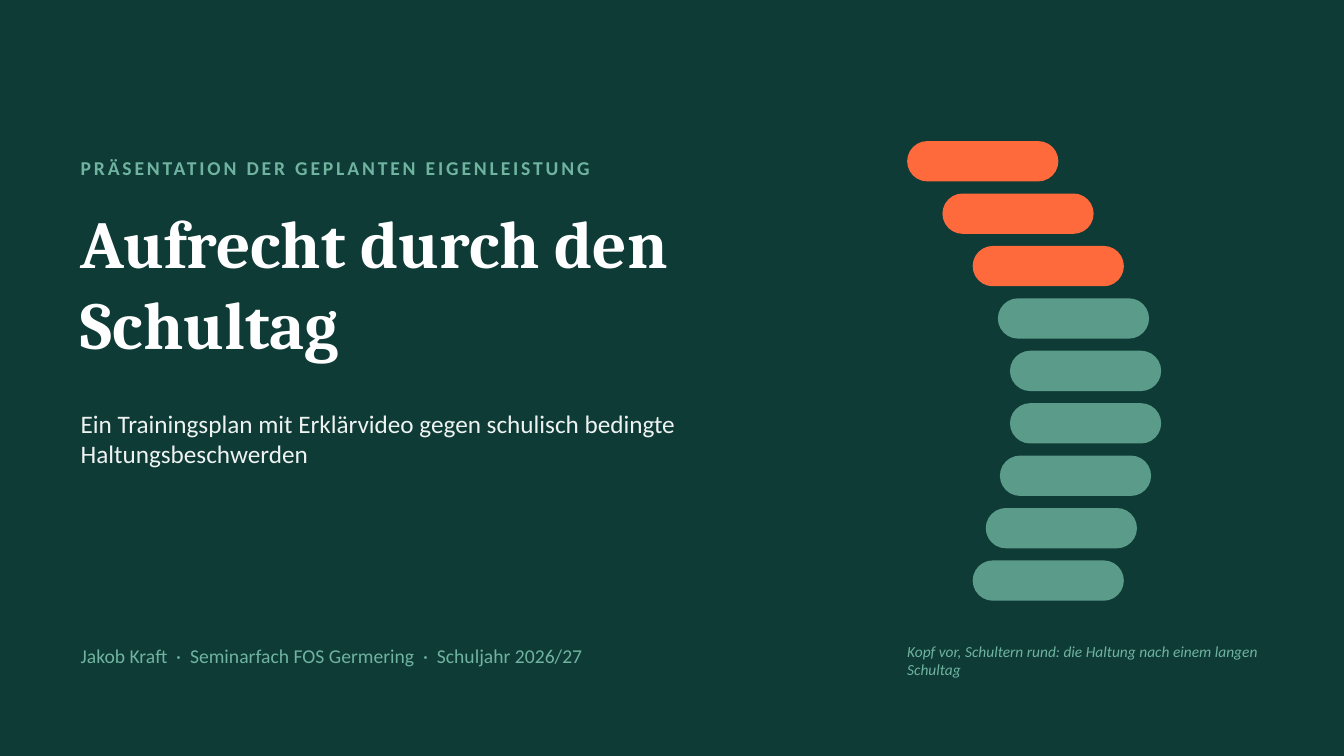
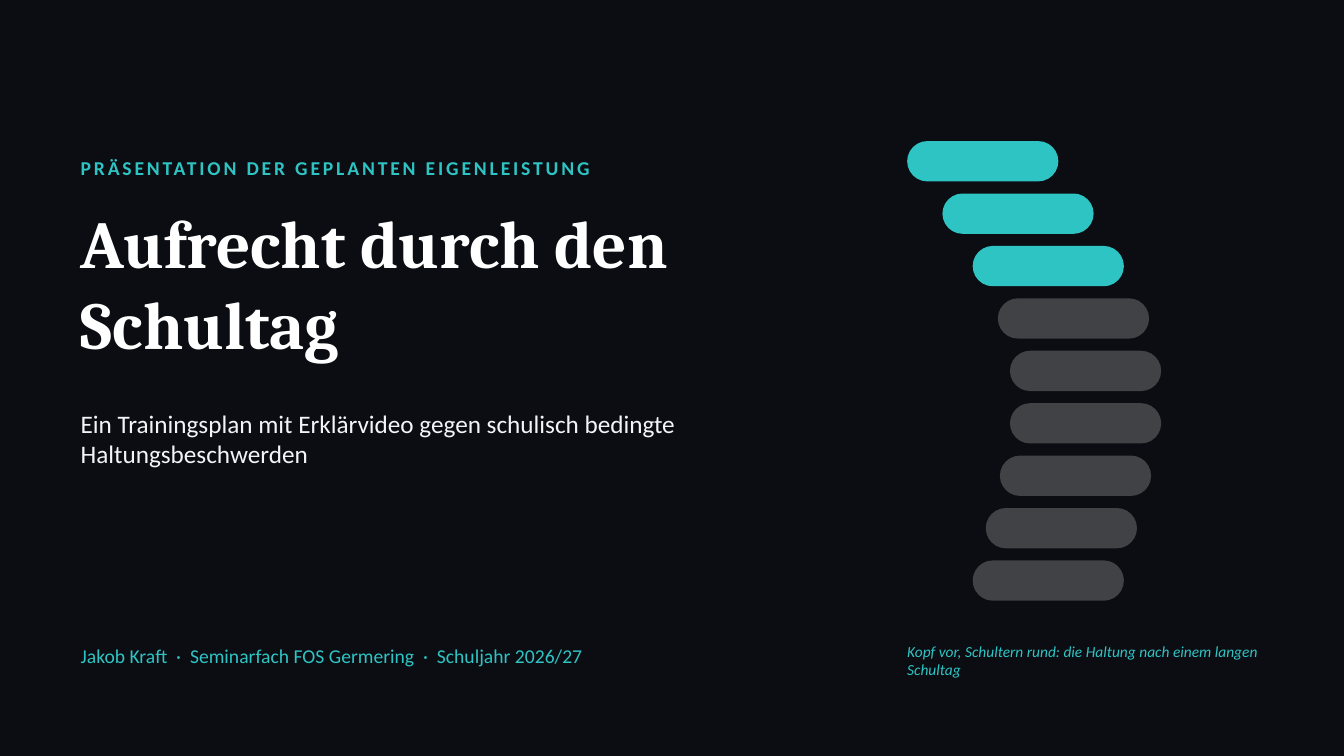
Before and after one commit to jakomimo-del/frontend-system-design, a slide deck: slide 1 of Seminararbeit/Eigenleistung_Praesentation.pptx. Drawn at 1344x756 pixels with LibreOffice and Linux fonts; fonts in the diff are those of the drawing. Boxes give left, top, right and bottom in pixels: in the first picture for what was removed or moved away, otherwise in the second. Text is boxed around its words. In the diff, an @@ line names an element or a change of style, - is before the commit and + after.

```diff
--- a/Seminararbeit/Eigenleistung_Praesentation.pptx
+++ b/Seminararbeit/Eigenleistung_Praesentation.pptx
@@ background #0E3B36 to #0B0D12 @@
@@ fill #FF6A3D to #2EC4C4 in 3 elements at (907, 141, 1059, 181), (943, 194, 1094, 234), (973, 246, 1124, 286) @@
@@ text "Ein Trainingsplan mit Erklärvideo gegen ..." at (81, 415, 675, 468): text colour #EEF3F1 to #F1F5F8 @@
@@ fill #6FB3A0 at 80% opacity to #FFFFFF at 22% opacity in 6 elements at (998, 298, 1149, 339), (1010, 351, 1162, 391), (1010, 403, 1162, 444), (1000, 456, 1151, 496), (986, 508, 1137, 548), (973, 561, 1124, 601) @@
@@ text colour #6FB3A0 to #2EC4C4 in 3 elements at (81, 156, 827, 197), (81, 649, 582, 667), (907, 646, 1258, 678) @@
```
Also in this commit, not shown: 8 other slides changed.
